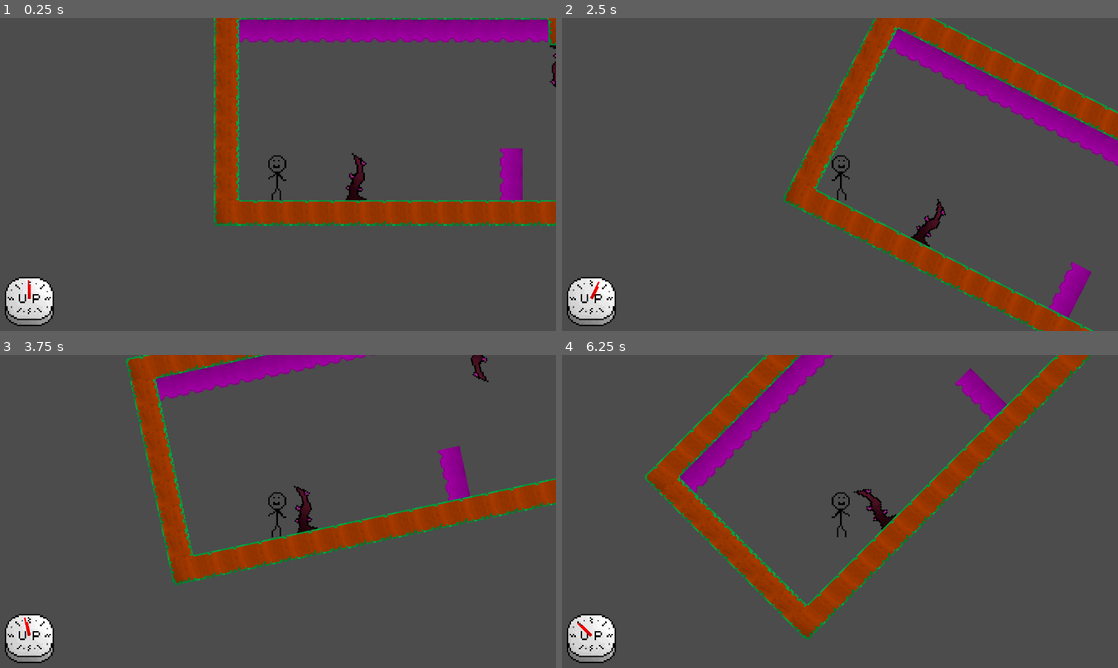
Above: before the commit, frames 1-4 (two rows, left to right).
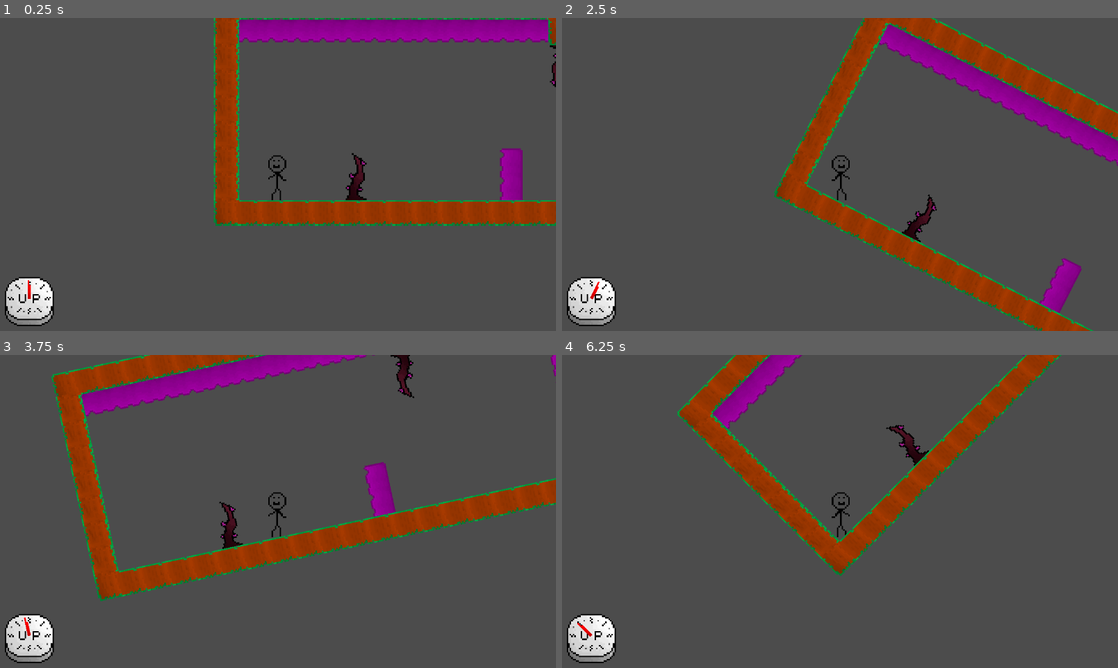
Above: after the commit, the same moments.

Repository: JdavisBro/Gravitational-Field-Day
Game: Godot game, scene res://src/levels/0.tscn
The game is run twice, just before and just after one commit, with the same random seed, the same clock (stepped at 60 frames per second) and the same inputs.
Inputs (mouse positions are in pixels of both pictures, inside the frame that each line leads up to):
- Up to frame 1 (0.25 s): no input
- Up to frame 2 (2.5 s): tap Enter (ui_accept) at 0.5, 1.52, 1.55, 1.82, 2.3 s; move the mouse to (962, 158) at 0.52 s; hold Enter (ui_accept) 0.53-1.28 s; hold D (right) 0.53-2.03 s; move the mouse to (728, 190) at 1.27 s; click (728, 190) at 1.35 s; move the mouse to (895, 105) at 2.02 s; hold A (left) from 2.03 s (still down); hold Right mouse button (gravity_right) from 2.03 s (still down)
- Up to frame 3 (3.75 s): move the mouse to (250, 574) at 2.77 s; release A (left) at 2.78 s; release Right mouse button (gravity_right) at 2.78 s; hold D (right) from 2.78 s (still down); tap Enter (ui_accept) at 2.85, 3.02, 3.32 s; move the mouse to (444, 558) at 3.52 s; press the mouse at (444, 558) at 3.53 s
- Up to frame 4 (6.25 s): tap Enter (ui_accept) at 3.77, 3.8, 4.07, 4.52, 4.55, 4.82, 6.02, 6.05 s; tap Shift (DEBUG_disable_snapping, bound only after the commit) at 4.15 s; move the mouse to (673, 464) at 4.27 s; release D (right) at 4.28 s; release the mouse at (673, 464) at 4.28 s; hold A (left) 4.28-5.03 s; right-click (673, 464) at 4.35 s; tap Ctrl (DEBUG_pause_grav, bound only after the commit) at 4.9 s; move the mouse to (867, 511) at 5.02 s; hold D (right) 5.03-5.78 s; hold Enter (ui_accept) 5.03-5.78 s; move the mouse to (756, 433) at 5.77 s; hold A (left) from 5.78 s (still down); click (756, 433) at 5.85 s

The runs differ from the first frame. In frame 1, less than 0.1% of the frame differs, in the area x 89-94%, y 41-43%; in frame 2, 5.3%; in frame 3, 11%; in frame 4, 21%, in the area x 14-96%, y 0-92%.

Commit message:
Modified poison and inputs

Diff:
--- a/project.godot
+++ b/project.godot
@@ -94,6 +94,21 @@
 "events": [ Object(InputEventKey,"resource_local_to_scene":false,"resource_name":"","device":0,"alt":false,"shift":false,"control":false,"meta":false,"command":false,"pressed":false,"scancode":83,"unicode":0,"echo":false,"script":null)
  ]
 }
+action={
+"deadzone": 0.5,
+"events": [ Object(InputEventKey,"resource_local_to_scene":false,"resource_name":"","device":0,"alt":false,"shift":false,"control":false,"meta":false,"command":false,"pressed":false,"scancode":32,"unicode":0,"echo":false,"script":null)
+ ]
+}
+DEBUG_pause_grav={
+"deadzone": 0.5,
+"events": [ Object(InputEventKey,"resource_local_to_scene":false,"resource_name":"","device":0,"alt":false,"shift":false,"control":false,"meta":false,"command":false,"pressed":false,"scancode":16777238,"unicode":0,"echo":false,"script":null)
+ ]
+}
+DEBUG_disable_snapping={
+"deadzone": 0.5,
+"events": [ Object(InputEventKey,"resource_local_to_scene":false,"resource_name":"","device":0,"alt":false,"shift":false,"control":false,"meta":false,"command":false,"pressed":false,"scancode":16777237,"unicode":0,"echo":false,"script":null)
+ ]
+}
 
 [layer_names]
 
--- a/src/levels/0.tscn
+++ b/src/levels/0.tscn
@@ -21,4 +21,4 @@
 tile_data = PoolIntArray( 17, 8, 0, 18, 9, 0, 19, 9, 0, 20, 9, 0, 21, 9, 0, 22, 9, 0, 23, 9, 0, 24, 9, 0, 25, 9, 0, 26, …(1220 unchanged characters)…
 
 [node name="Poison" parent="." instance=ExtResource( 2 )]
-tile_data = PoolIntArray( 327679, 2, 0, 262144, 2, 0, 262145, 2, 0, 262146, 2, 0, 262147, 2, 0, 262148, 2, 0, 262149, 2, 0, 262150, 2, 0, 262151, 2, 0, 262152, 2, 0, 262153, 2, 0, 262154, 2, 0, 262156, 2, 0, 262157, 2, 0, 262158, 2, 0, 262159, 2, 0, 262160, 2, 0, 327697, 3, 0, 393233, 3, 0, 458769, 3, 0, 589833, 3, 0, 655369, 3, 0 )
+tile_data = PoolIntArray( 327679, 12, 0, 262144, 12, 0, 262145, 12, 0, 262146, 12, 0, 262147, 12, 0, 262148, 12, 0, 262149, 12, 0, 262150, 12, 0, 262151, 12, 0, 262152, 12, 0, 262153, 12, 0, 262154, 12, 0, 262156, 12, 0, 262157, 12, 0, 262158, 12, 0, 262159, 12, 0, 262160, 12, 0, 327697, 19, 0, 393233, 19, 0, 458769, 22, 0, 589833, 23, 0, 655369, 19, 0 )
--- a/src/maps/Poison.tscn
+++ b/src/maps/Poison.tscn
@@ -6,16 +6,76 @@
 points = PoolVector2Array( 16, 16, 0, 16, 0, 2.11568, 16, 2.11568 )
 
 [sub_resource type="ConvexPolygonShape2D" id=3]
-points = PoolVector2Array( 14.025, 16, 0, 16, 0, 0, 14.025, 0 )
+points = PoolVector2Array( 0, 1.96337, 16, 1.96337, 16, 16, 0, 16 )
 
 [sub_resource type="ConvexPolygonShape2D" id=4]
-points = PoolVector2Array( 16, 13.9709, 0, 13.9709, 0, 0, 16, 0 )
+points = PoolVector2Array( 0, 0, 14.2299, 0, 14.2299, 16, 0, 16 )
 
 [sub_resource type="ConvexPolygonShape2D" id=5]
-points = PoolVector2Array( 2.28795, 0, 16, 0, 16, 16, 2.28795, 16 )
+points = PoolVector2Array( 0, 0, 13.6514, 0, 13.6514, 16, 0, 16 )
+
+[sub_resource type="ConvexPolygonShape2D" id=6]
+points = PoolVector2Array( 0, 0, 16, 0, 16, 13.2371, 0, 13.2371 )
+
+[sub_resource type="ConvexPolygonShape2D" id=7]
+points = PoolVector2Array( 0, 0, 16, 0, 16, 13.5175, 0, 13.5175 )
+
+[sub_resource type="ConvexPolygonShape2D" id=8]
+points = PoolVector2Array( 0, 0, 16, 0, 16, 13.7044, 0, 13.7044 )
+
+[sub_resource type="ConvexPolygonShape2D" id=9]
+points = PoolVector2Array( 0, 0, 16, 0, 16, 13.5175, 0, 13.5175 )
+
+[sub_resource type="ConvexPolygonShape2D" id=10]
+points = PoolVector2Array( 0, 0, 16, 0, 16, 13.7979, 0, 13.7979 )
+
+[sub_resource type="ConvexPolygonShape2D" id=11]
+points = PoolVector2Array( 0, 0, 16, 0, 16, 13.424, 0, 13.424 )
+
+[sub_resource type="ConvexPolygonShape2D" id=12]
+points = PoolVector2Array( 16, 16, 1.96337, 16, 1.96337, 0, 16, 0 )
+
+[sub_resource type="ConvexPolygonShape2D" id=13]
+points = PoolVector2Array( 1.94568, 0, 16, 0, 16, 16, 1.94568, 16 )
+
+[sub_resource type="ConvexPolygonShape2D" id=14]
+points = PoolVector2Array( 0, 2.1503, 16, 2.1503, 16, 16, 0, 16 )
+
+[sub_resource type="ConvexPolygonShape2D" id=15]
+points = PoolVector2Array( 2.11493, 0, 16, 0, 16, 16, 2.11493, 16 )
+
+[sub_resource type="ConvexPolygonShape2D" id=16]
+points = PoolVector2Array( 1.91031, 0, 16, 0, 16, 16, 1.91031, 16 )
+
+[sub_resource type="ConvexPolygonShape2D" id=17]
+points = PoolVector2Array( 2.17302, 0, 16, 0, 16, 16, 2.17302, 16 )
+
+[sub_resource type="ConvexPolygonShape2D" id=18]
+points = PoolVector2Array( 1.87495, 0, 16, 0, 16, 16, 1.87495, 16 )
+
+[sub_resource type="ConvexPolygonShape2D" id=19]
+points = PoolVector2Array( 0, 2.05683, 16, 2.05683, 16, 16, 0, 16 )
+
+[sub_resource type="ConvexPolygonShape2D" id=20]
+points = PoolVector2Array( 0, 2.05683, 16, 2.05683, 16, 16, 0, 16 )
+
+[sub_resource type="ConvexPolygonShape2D" id=21]
+points = PoolVector2Array( 0, 2.24376, 16, 2.24376, 16, 16, 0, 16 )
+
+[sub_resource type="ConvexPolygonShape2D" id=22]
+points = PoolVector2Array( 0, 0, 13.5529, 0, 13.5529, 16, 0, 16 )
+
+[sub_resource type="ConvexPolygonShape2D" id=23]
+points = PoolVector2Array( 0, 0, 13.9091, 0, 13.9091, 16, 0, 16 )
+
+[sub_resource type="ConvexPolygonShape2D" id=24]
+points = PoolVector2Array( 0, 0, 13.7044, 0, 13.7044, 16, 0, 16 )
+
+[sub_resource type="ConvexPolygonShape2D" id=25]
+points = PoolVector2Array( 0, 0, 13.9671, 0, 13.9671, 16, 0, 16 )
 
 [sub_resource type="TileSet" id=1]
-0/name = "poison.png 0"
+0/name = "UP"
 0/texture = ExtResource( 1 )
 0/tex_offset = Vector2( 0, 0 )
 0/modulate = Color( 1, 1, 1, 1 )
@@ -36,7 +96,7 @@
 "shape_transform": Transform2D( 1, 0, 0, 1, 0, 0 )
 } ]
 0/z_index = 0
-1/name = "poison.png 1"
+1/name = "UP D"
 1/texture = ExtResource( 1 )
 1/tex_offset = Vector2( 0, 0 )
 1/modulate = Color( 1, 1, 1, 1 )
@@ -57,48 +117,468 @@
 "shape_transform": Transform2D( 1, 0, 0, 1, 0, 0 )
 } ]
 1/z_index = 0
-2/name = "poison.png 2"
+2/name = "UP L"
 2/texture = ExtResource( 1 )
 2/tex_offset = Vector2( 0, 0 )
 2/modulate = Color( 1, 1, 1, 1 )
-2/region = Rect2( 0, 16, 16, 16 )
+2/region = Rect2( 32, 0, 16, 16 )
 2/tile_mode = 0
 2/occluder_offset = Vector2( 0, 0 )
 2/navigation_offset = Vector2( 0, 0 )
 2/shape_offset = Vector2( 0, 0 )
 2/shape_transform = Transform2D( 1, 0, 0, 1, 0, 0 )
-2/shape = SubResource( 4 )
+2/shape = SubResource( 14 )
 2/shape_one_way = false
 2/shape_one_way_margin = 1.0
 2/shapes = [ {
 "autotile_coord": Vector2( 0, 0 ),
 "one_way": false,
 "one_way_margin": 1.0,
-"shape": SubResource( 4 ),
+"shape": SubResource( 14 ),
 "shape_transform": Transform2D( 1, 0, 0, 1, 0, 0 )
 } ]
 2/z_index = 0
-3/name = "poison.png 3"
+3/name = "UP R"
 3/texture = ExtResource( 1 )
 3/tex_offset = Vector2( 0, 0 )
 3/modulate = Color( 1, 1, 1, 1 )
-3/region = Rect2( 16, 16, 16, 16 )
+3/region = Rect2( 48, 0, 16, 16 )
 3/tile_mode = 0
 3/occluder_offset = Vector2( 0, 0 )
 3/navigation_offset = Vector2( 0, 0 )
 3/shape_offset = Vector2( 0, 0 )
 3/shape_transform = Transform2D( 1, 0, 0, 1, 0, 0 )
-3/shape = SubResource( 5 )
+3/shape = SubResource( 19 )
 3/shape_one_way = false
 3/shape_one_way_margin = 1.0
 3/shapes = [ {
 "autotile_coord": Vector2( 0, 0 ),
 "one_way": false,
 "one_way_margin": 1.0,
+"shape": SubResource( 19 ),
+"shape_transform": Transform2D( 1, 0, 0, 1, 0, 0 )
+} ]
+3/z_index = 0
+4/name = "UP DL"
+4/texture = ExtResource( 1 )
+4/tex_offset = Vector2( 0, 0 )
+4/modulate = Color( 1, 1, 1, 1 )
+4/region = Rect2( 64, 0, 16, 16 )
+4/tile_mode = 0
+4/occluder_offset = Vector2( 0, 0 )
+4/navigation_offset = Vector2( 0, 0 )
+4/shape_offset = Vector2( 0, 0 )
+4/shape_transform = Transform2D( 1, 0, 0, 1, 0, 0 )
+4/shape = SubResource( 20 )
+4/shape_one_way = false
+4/shape_one_way_margin = 1.0
+4/shapes = [ {
+"autotile_coord": Vector2( 0, 0 ),
+"one_way": false,
+"one_way_margin": 1.0,
+"shape": SubResource( 20 ),
+"shape_transform": Transform2D( 1, 0, 0, 1, 0, 0 )
+} ]
+4/z_index = 0
+5/name = "UP DR"
+5/texture = ExtResource( 1 )
+5/tex_offset = Vector2( 0, 0 )
+5/modulate = Color( 1, 1, 1, 1 )
+5/region = Rect2( 80, 0, 16, 16 )
+5/tile_mode = 0
+5/occluder_offset = Vector2( 0, 0 )
+5/navigation_offset = Vector2( 0, 0 )
+5/shape_offset = Vector2( 0, 0 )
+5/shape_transform = Transform2D( 1, 0, 0, 1, 0, 0 )
+5/shape = SubResource( 21 )
+5/shape_one_way = false
+5/shape_one_way_margin = 1.0
+5/shapes = [ {
+"autotile_coord": Vector2( 0, 0 ),
+"one_way": false,
+"one_way_margin": 1.0,
+"shape": SubResource( 21 ),
+"shape_transform": Transform2D( 1, 0, 0, 1, 0, 0 )
+} ]
+5/z_index = 0
+6/name = "RIGHT"
+6/texture = ExtResource( 1 )
+6/tex_offset = Vector2( 0, 0 )
+6/modulate = Color( 1, 1, 1, 1 )
+6/region = Rect2( 0, 16, 16, 16 )
+6/tile_mode = 0
+6/occluder_offset = Vector2( 0, 0 )
+6/navigation_offset = Vector2( 0, 0 )
+6/shape_offset = Vector2( 0, 0 )
+6/shape_transform = Transform2D( 1, 0, 0, 1, 0, 0 )
+6/shape = SubResource( 22 )
+6/shape_one_way = false
+6/shape_one_way_margin = 1.0
+6/shapes = [ {
+"autotile_coord": Vector2( 0, 0 ),
+"one_way": false,
+"one_way_margin": 1.0,
+"shape": SubResource( 22 ),
+"shape_transform": Transform2D( 1, 0, 0, 1, 0, 0 )
+} ]
+6/z_index = 0
+7/name = "RIGHT D"
+7/texture = ExtResource( 1 )
+7/tex_offset = Vector2( 0, 0 )
+7/modulate = Color( 1, 1, 1, 1 )
+7/region = Rect2( 16, 16, 16, 16 )
+7/tile_mode = 0
+7/occluder_offset = Vector2( 0, 0 )
+7/navigation_offset = Vector2( 0, 0 )
+7/shape_offset = Vector2( 0, 0 )
+7/shape_transform = Transform2D( 1, 0, 0, 1, 0, 0 )
+7/shape = SubResource( 23 )
+7/shape_one_way = false
+7/shape_one_way_margin = 1.0
+7/shapes = [ {
+"autotile_coord": Vector2( 0, 0 ),
+"one_way": false,
+"one_way_margin": 1.0,
+"shape": SubResource( 23 ),
+"shape_transform": Transform2D( 1, 0, 0, 1, 0, 0 )
+} ]
+7/z_index = 0
+8/name = "RIGHT L"
+8/texture = ExtResource( 1 )
+8/tex_offset = Vector2( 0, 0 )
+8/modulate = Color( 1, 1, 1, 1 )
+8/region = Rect2( 32, 16, 16, 16 )
+8/tile_mode = 0
+8/occluder_offset = Vector2( 0, 0 )
+8/navigation_offset = Vector2( 0, 0 )
+8/shape_offset = Vector2( 0, 0 )
+8/shape_transform = Transform2D( 1, 0, 0, 1, 0, 0 )
+8/shape = SubResource( 24 )
+8/shape_one_way = false
+8/shape_one_way_margin = 1.0
+8/shapes = [ {
+"autotile_coord": Vector2( 0, 0 ),
+"one_way": false,
+"one_way_margin": 1.0,
+"shape": SubResource( 24 ),
+"shape_transform": Transform2D( 1, 0, 0, 1, 0, 0 )
+} ]
+8/z_index = 0
+9/name = "RIGHT R"
+9/texture = ExtResource( 1 )
+9/tex_offset = Vector2( 0, 0 )
+9/modulate = Color( 1, 1, 1, 1 )
+9/region = Rect2( 48, 16, 16, 16 )
+9/tile_mode = 0
+9/occluder_offset = Vector2( 0, 0 )
+9/navigation_offset = Vector2( 0, 0 )
+9/shape_offset = Vector2( 0, 0 )
+9/shape_transform = Transform2D( 1, 0, 0, 1, 0, 0 )
+9/shape = SubResource( 25 )
+9/shape_one_way = false
+9/shape_one_way_margin = 1.0
+9/shapes = [ {
+"autotile_coord": Vector2( 0, 0 ),
+"one_way": false,
+"one_way_margin": 1.0,
+"shape": SubResource( 25 ),
+"shape_transform": Transform2D( 1, 0, 0, 1, 0, 0 )
+} ]
+9/z_index = 0
+10/name = "RIGHT DL"
+10/texture = ExtResource( 1 )
+10/tex_offset = Vector2( 0, 0 )
+10/modulate = Color( 1, 1, 1, 1 )
+10/region = Rect2( 64, 16, 16, 16 )
+10/tile_mode = 0
+10/occluder_offset = Vector2( 0, 0 )
+10/navigation_offset = Vector2( 0, 0 )
+10/shape_offset = Vector2( 0, 0 )
+10/shape_transform = Transform2D( 1, 0, 0, 1, 0, 0 )
+10/shape = SubResource( 4 )
+10/shape_one_way = false
+10/shape_one_way_margin = 1.0
+10/shapes = [ {
+"autotile_coord": Vector2( 0, 0 ),
+"one_way": false,
+"one_way_margin": 1.0,
+"shape": SubResource( 4 ),
+"shape_transform": Transform2D( 1, 0, 0, 1, 0, 0 )
+} ]
+10/z_index = 0
+11/name = "RIGHT DR"
+11/texture = ExtResource( 1 )
+11/tex_offset = Vector2( 0, 0 )
+11/modulate = Color( 1, 1, 1, 1 )
+11/region = Rect2( 80, 16, 16, 16 )
+11/tile_mode = 0
+11/occluder_offset = Vector2( 0, 0 )
+11/navigation_offset = Vector2( 0, 0 )
+11/shape_offset = Vector2( 0, 0 )
+11/shape_transform = Transform2D( 1, 0, 0, 1, 0, 0 )
+11/shape = SubResource( 5 )
+11/shape_one_way = false
+11/shape_one_way_margin = 1.0
+11/shapes = [ {
+"autotile_coord": Vector2( 0, 0 ),
+"one_way": false,
+"one_way_margin": 1.0,
 "shape": SubResource( 5 ),
 "shape_transform": Transform2D( 1, 0, 0, 1, 0, 0 )
 } ]
-3/z_index = 0
+11/z_index = 0
+12/name = "DOWN "
+12/texture = ExtResource( 1 )
+12/tex_offset = Vector2( 0, 0 )
+12/modulate = Color( 1, 1, 1, 1 )
+12/region = Rect2( 0, 32, 16, 16 )
+12/tile_mode = 0
+12/occluder_offset = Vector2( 0, 0 )
+12/navigation_offset = Vector2( 0, 0 )
+12/shape_offset = Vector2( 0, 0 )
+12/shape_transform = Transform2D( 1, 0, 0, 1, 0, 0 )
+12/shape = SubResource( 6 )
+12/shape_one_way = false
+12/shape_one_way_margin = 1.0
+12/shapes = [ {
+"autotile_coord": Vector2( 0, 0 ),
+"one_way": false,
+"one_way_margin": 1.0,
+"shape": SubResource( 6 ),
+"shape_transform": Transform2D( 1, 0, 0, 1, 0, 0 )
+} ]
+12/z_index = 0
+13/name = "DOWN D"
+13/texture = ExtResource( 1 )
+13/tex_offset = Vector2( 0, 0 )
+13/modulate = Color( 1, 1, 1, 1 )
+13/region = Rect2( 16, 32, 16, 16 )
+13/tile_mode = 0
+13/occluder_offset = Vector2( 0, 0 )
+13/navigation_offset = Vector2( 0, 0 )
+13/shape_offset = Vector2( 0, 0 )
+13/shape_transform = Transform2D( 1, 0, 0, 1, 0, 0 )
+13/shape = SubResource( 7 )
+13/shape_one_way = false
+13/shape_one_way_margin = 1.0
+13/shapes = [ {
+"autotile_coord": Vector2( 0, 0 ),
+"one_way": false,
+"one_way_margin": 1.0,
+"shape": SubResource( 7 ),
+"shape_transform": Transform2D( 1, 0, 0, 1, 0, 0 )
+} ]
+13/z_index = 0
+14/name = "DOWN L"
+14/texture = ExtResource( 1 )
+14/tex_offset = Vector2( 0, 0 )
+14/modulate = Color( 1, 1, 1, 1 )
+14/region = Rect2( 32, 32, 16, 16 )
+14/tile_mode = 0
+14/occluder_offset = Vector2( 0, 0 )
+14/navigation_offset = Vector2( 0, 0 )
+14/shape_offset = Vector2( 0, 0 )
+14/shape_transform = Transform2D( 1, 0, 0, 1, 0, 0 )
+14/shape = SubResource( 8 )
+14/shape_one_way = false
+14/shape_one_way_margin = 1.0
+14/shapes = [ {
+"autotile_coord": Vector2( 0, 0 ),
+"one_way": false,
+"one_way_margin": 1.0,
+"shape": SubResource( 8 ),
+"shape_transform": Transform2D( 1, 0, 0, 1, 0, 0 )
+} ]
+14/z_index = 0
+15/name = "DOWN R"
+15/texture = ExtResource( 1 )
+15/tex_offset = Vector2( 0, 0 )
+15/modulate = Color( 1, 1, 1, 1 )
+15/region = Rect2( 48, 32, 16, 16 )
+15/tile_mode = 0
+15/occluder_offset = Vector2( 0, 0 )
+15/navigation_offset = Vector2( 0, 0 )
+15/shape_offset = Vector2( 0, 0 )
+15/shape_transform = Transform2D( 1, 0, 0, 1, 0, 0 )
+15/shape = SubResource( 9 )
+15/shape_one_way = false
+15/shape_one_way_margin = 1.0
+15/shapes = [ {
+"autotile_coord": Vector2( 0, 0 ),
+"one_way": false,
+"one_way_margin": 1.0,
+"shape": SubResource( 9 ),
+"shape_transform": Transform2D( 1, 0, 0, 1, 0, 0 )
+} ]
+15/z_index = 0
+16/name = "DOWN DL"
+16/texture = ExtResource( 1 )
+16/tex_offset = Vector2( 0, 0 )
+16/modulate = Color( 1, 1, 1, 1 )
+16/region = Rect2( 64, 32, 16, 16 )
+16/tile_mode = 0
+16/occluder_offset = Vector2( 0, 0 )
+16/navigation_offset = Vector2( 0, 0 )
+16/shape_offset = Vector2( 0, 0 )
+16/shape_transform = Transform2D( 1, 0, 0, 1, 0, 0 )
+16/shape = SubResource( 10 )
+16/shape_one_way = false
+16/shape_one_way_margin = 1.0
+16/shapes = [ {
+"autotile_coord": Vector2( 0, 0 ),
+"one_way": false,
+"one_way_margin": 1.0,
+"shape": SubResource( 10 ),
+"shape_transform": Transform2D( 1, 0, 0, 1, 0, 0 )
+} ]
+16/z_index = 0
+17/name = "DOWN DR"
+17/texture = ExtResource( 1 )
+17/tex_offset = Vector2( 0, 0 )
+17/modulate = Color( 1, 1, 1, 1 )
+17/region = Rect2( 80, 32, 16, 16 )
+17/tile_mode = 0
+17/occluder_offset = Vector2( 0, 0 )
+17/navigation_offset = Vector2( 0, 0 )
+17/shape_offset = Vector2( 0, 0 )
+17/shape_transform = Transform2D( 1, 0, 0, 1, 0, 0 )
+17/shape = SubResource( 11 )
+17/shape_one_way = false
+17/shape_one_way_margin = 1.0
+17/shapes = [ {
+"autotile_coord": Vector2( 0, 0 ),
+"one_way": false,
+"one_way_margin": 1.0,
+"shape": SubResource( 11 ),
+"shape_transform": Transform2D( 1, 0, 0, 1, 0, 0 )
+} ]
+17/z_index = 0
+18/name = "LEFT"
+18/texture = ExtResource( 1 )
+18/tex_offset = Vector2( 0, 0 )
+18/modulate = Color( 1, 1, 1, 1 )
+18/region = Rect2( 0, 48, 16, 16 )
+18/tile_mode = 0
+18/occluder_offset = Vector2( 0, 0 )
+18/navigation_offset = Vector2( 0, 0 )
+18/shape_offset = Vector2( 0, 0 )
+18/shape_transform = Transform2D( 1, 0, 0, 1, 0, 0 )
+18/shape = SubResource( 12 )
+18/shape_one_way = false
+18/shape_one_way_margin = 1.0
+18/shapes = [ {
+"autotile_coord": Vector2( 0, 0 ),
+"one_way": false,
+"one_way_margin": 1.0,
+"shape": SubResource( 12 ),
+"shape_transform": Transform2D( 1, 0, 0, 1, 0, 0 )
+} ]
+18/z_index = 0
+19/name = "LEFT D"
+19/texture = ExtResource( 1 )
+19/tex_offset = Vector2( 0, 0 )
+19/modulate = Color( 1, 1, 1, 1 )
+19/region = Rect2( 16, 48, 16, 16 )
+19/tile_mode = 0
+19/occluder_offset = Vector2( 0, 0 )
+19/navigation_offset = Vector2( 0, 0 )
+19/shape_offset = Vector2( 0, 0 )
+19/shape_transform = Transform2D( 1, 0, 0, 1, 0, 0 )
+19/shape = SubResource( 13 )
+19/shape_one_way = false
+19/shape_one_way_margin = 1.0
+19/shapes = [ {
+"autotile_coord": Vector2( 0, 0 ),
+"one_way": false,
+"one_way_margin": 1.0,
+"shape": SubResource( 13 ),
+"shape_transform": Transform2D( 1, 0, 0, 1, 0, 0 )
+} ]
+19/z_index = 0
+20/name = "LEFT L"
+20/texture = ExtResource( 1 )
+20/tex_offset = Vector2( 0, 0 )
+20/modulate = Color( 1, 1, 1, 1 )
+20/region = Rect2( 32, 48, 16, 16 )
+20/tile_mode = 0
+20/occluder_offset = Vector2( 0, 0 )
+20/navigation_offset = Vector2( 0, 0 )
+20/shape_offset = Vector2( 0, 0 )
+20/shape_transform = Transform2D( 1, 0, 0, 1, 0, 0 )
+20/shape = SubResource( 15 )
+20/shape_one_way = false
+20/shape_one_way_margin = 1.0
+20/shapes = [ {
+"autotile_coord": Vector2( 0, 0 ),
+"one_way": false,
+"one_way_margin": 1.0,
+"shape": SubResource( 15 ),
+"shape_transform": Transform2D( 1, 0, 0, 1, 0, 0 )
+} ]
+20/z_index = 0
+21/name = "LEFT R"
+21/texture = ExtResource( 1 )
+21/tex_offset = Vector2( 0, 0 )
+21/modulate = Color( 1, 1, 1, 1 )
+21/region = Rect2( 48, 48, 16, 16 )
+21/tile_mode = 0
+21/occluder_offset = Vector2( 0, 0 )
+21/navigation_offset = Vector2( 0, 0 )
+21/shape_offset = Vector2( 0, 0 )
+21/shape_transform = Transform2D( 1, 0, 0, 1, 0, 0 )
+21/shape = SubResource( 16 )
+21/shape_one_way = false
+21/shape_one_way_margin = 1.0
+21/shapes = [ {
+"autotile_coord": Vector2( 0, 0 ),
+"one_way": false,
+"one_way_margin": 1.0,
+"shape": SubResource( 16 ),
+"shape_transform": Transform2D( 1, 0, 0, 1, 0, 0 )
+} ]
+21/z_index = 0
+22/name = "LEFT DL"
+22/texture = ExtResource( 1 )
+22/tex_offset = Vector2( 0, 0 )
+22/modulate = Color( 1, 1, 1, 1 )
+22/region = Rect2( 64, 48, 16, 16 )
+22/tile_mode = 0
+22/occluder_offset = Vector2( 0, 0 )
+22/navigation_offset = Vector2( 0, 0 )
+22/shape_offset = Vector2( 0, 0 )
+22/shape_transform = Transform2D( 1, 0, 0, 1, 0, 0 )
+22/shape = SubResource( 17 )
+22/shape_one_way = false
+22/shape_one_way_margin = 1.0
+22/shapes = [ {
+"autotile_coord": Vector2( 0, 0 ),
+"one_way": false,
+"one_way_margin": 1.0,
+"shape": SubResource( 17 ),
+"shape_transform": Transform2D( 1, 0, 0, 1, 0, 0 )
+} ]
+22/z_index = 0
+23/name = "LEFT DR"
+23/texture = ExtResource( 1 )
+23/tex_offset = Vector2( 0, 0 )
+23/modulate = Color( 1, 1, 1, 1 )
+23/region = Rect2( 80, 48, 16, 16 )
+23/tile_mode = 0
+23/occluder_offset = Vector2( 0, 0 )
+23/navigation_offset = Vector2( 0, 0 )
+23/shape_offset = Vector2( 0, 0 )
+23/shape_transform = Transform2D( 1, 0, 0, 1, 0, 0 )
+23/shape = SubResource( 18 )
+23/shape_one_way = false
+23/shape_one_way_margin = 1.0
+23/shapes = [ {
+"autotile_coord": Vector2( 0, 0 ),
+"one_way": false,
+"one_way_margin": 1.0,
+"shape": SubResource( 18 ),
+"shape_transform": Transform2D( 1, 0, 0, 1, 0, 0 )
+} ]
+23/z_index = 0
 
 [node name="Poison" type="TileMap"]
 tile_set = SubResource( 1 )
--- a/src/sprites/Player.gd
+++ b/src/sprites/Player.gd
@@ -14,6 +14,14 @@
 var velocity = Vector2()
 var newVel = Vector2()
 var gravityDir = Vector2(0,-1)
+
+func debug_stuff():
+	if Input.is_action_pressed("DEBUG_pause_grav"):
+		velocity.y = 1
+	if Input.is_action_pressed("DEBUG_disable_snapping"):
+		targetDeg = up
+	if Input.is_action_just_released("DEBUG_disable_snapping"):
+		targetDeg = null
 
 func find_closest(num, array):
 	var best_match = null
@@ -66,8 +74,6 @@
 		velocity = velocity.normalized() * speed
 	else:
 		velocity = velocity.normalized() * speed / 3
-	if Input.is_action_pressed("ui_accept"):
-		velocity.y = -gravity+1
 	if Input.is_action_pressed("gravity_left"):
 		change_gravity(0)
 		targetDeg = null
@@ -78,10 +84,10 @@
 		no_gravity_change()
 
 func do_gravity():
-	if not $Hand.get_overlapping_areas():
+	if $Hand.get_overlapping_areas() and not Input.is_action_pressed("down"):
+		velocity.y += rootMovement
+	else:
 		velocity.y += gravity
-	else:
-		velocity.y += rootMovement
 
 func check_direction():
 	if velocity.x > 0:
@@ -104,6 +110,9 @@
 		get_tree().reload_current_scene()
 		return
 
+	if OS.is_debug_build():
+		debug_stuff()
+
 	newVel = Vector2()
 	newVel.x = velocity.x*sin(deg2rad(up+90)) - velocity.y*sin(deg2rad(up+180))
 	newVel.y = velocity.x*cos(deg2rad(up+90)) - velocity.y*cos(deg2rad(up+180))
Binary file changed: assets/images/terrain/poison.png
Not shown: 1 places in src/maps/Poison.tscn that only renumber resources
